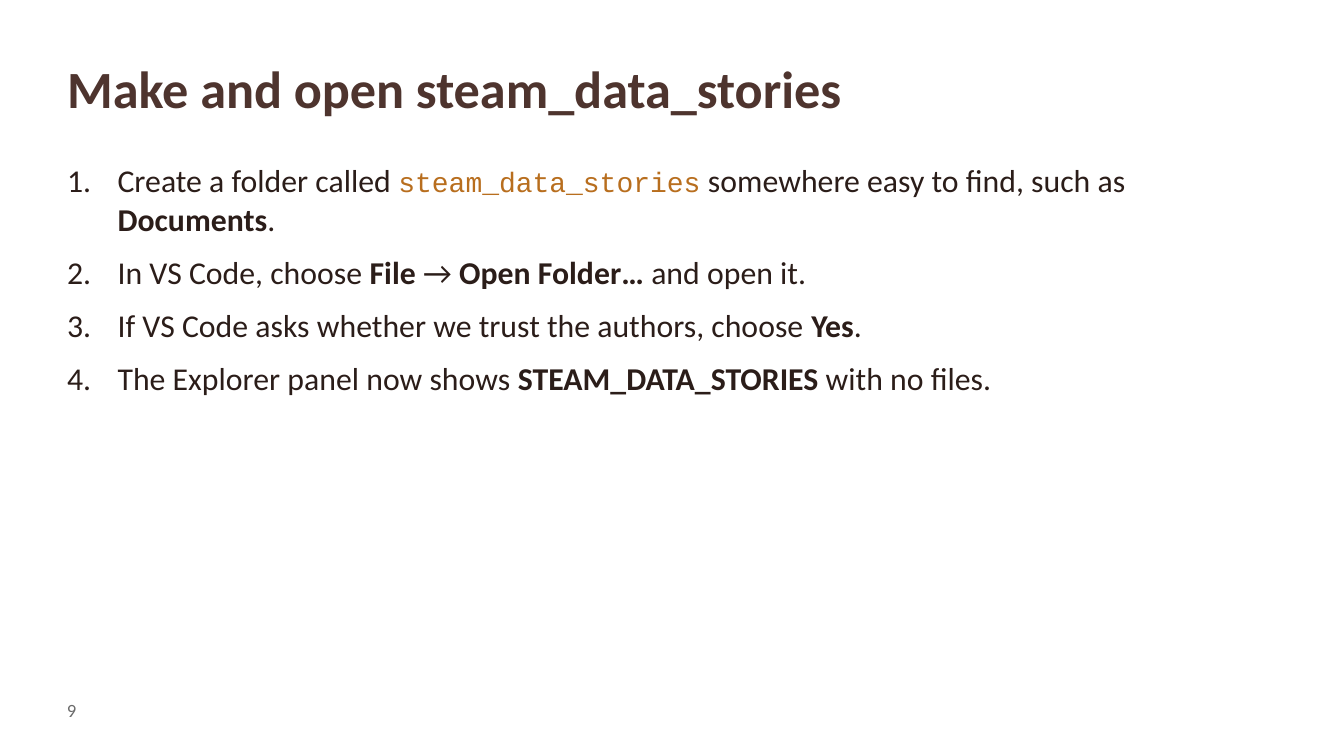
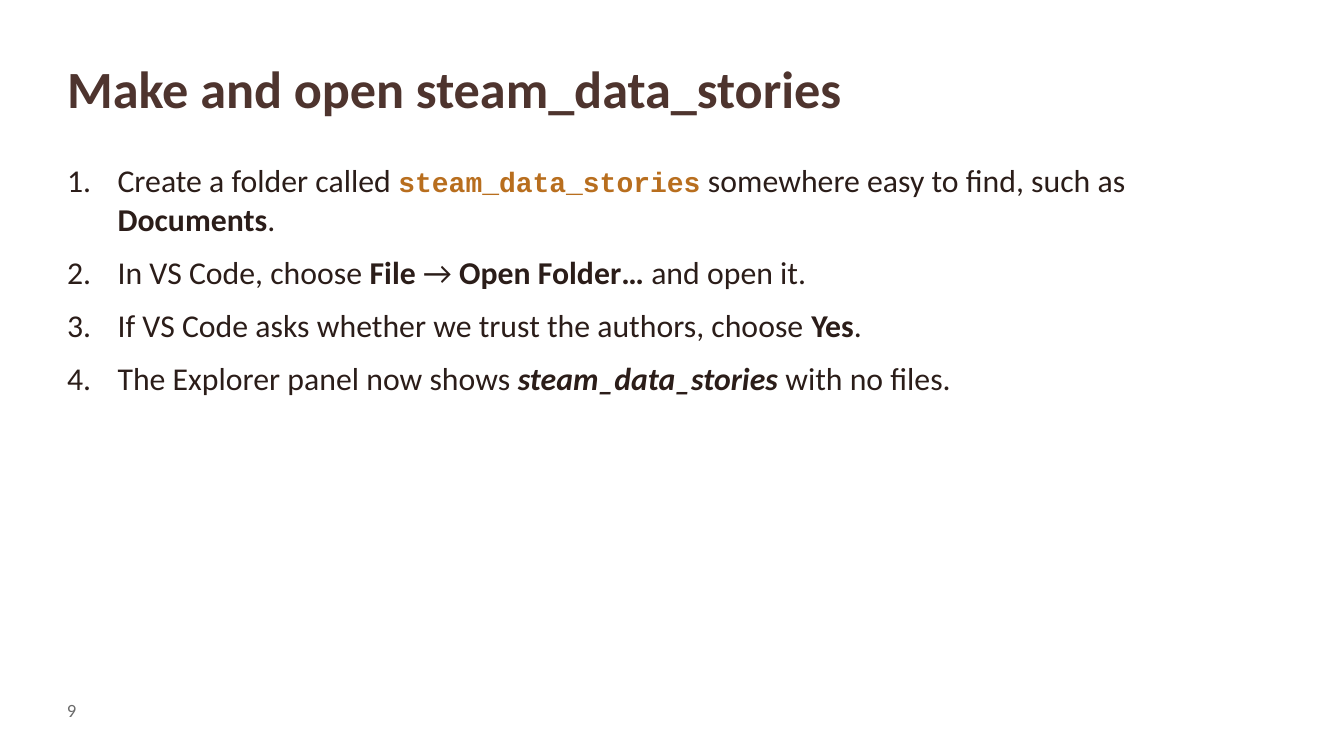
Before and after one commit to DamoM73/steam-data-stories, a slide deck: slide 9 of slides/00_Setting_Up.pptx. Drawn at 1344x756 pixels with LibreOffice and Linux fonts; fonts in the diff are those of the drawing; background and template pictures are left out. Boxes give left, top, right and bottom in pixels: in the first picture for what was removed or moved away, otherwise in the second. Text is boxed around its words. In the diff, an @@ line names an element or a change of style, - is before the commit and + after.

Commit message:
Bold inline code; lower-case steam_data_stories in Setting Up; rebuild slides

```diff
--- a/slides/00_Setting_Up.pptx
+++ b/slides/00_Setting_Up.pptx
@@ text at (118, 170, 1126, 232): bold on in "steam_data_stories" @@
@@ text at (118, 367, 950, 395): text changed @@
-4. The Explorer panel now shows STEAM_DATA_STORIES with no files.
+4. The Explorer panel now shows steam_data_stories with no files.
```
Also in this commit, not shown: 16 other slides changed, 18 other files.
